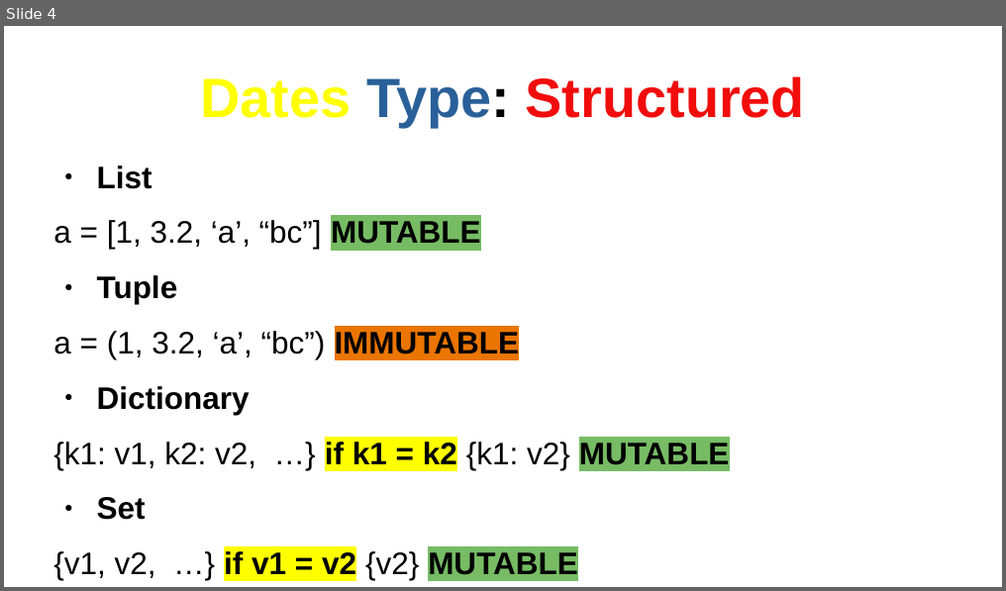
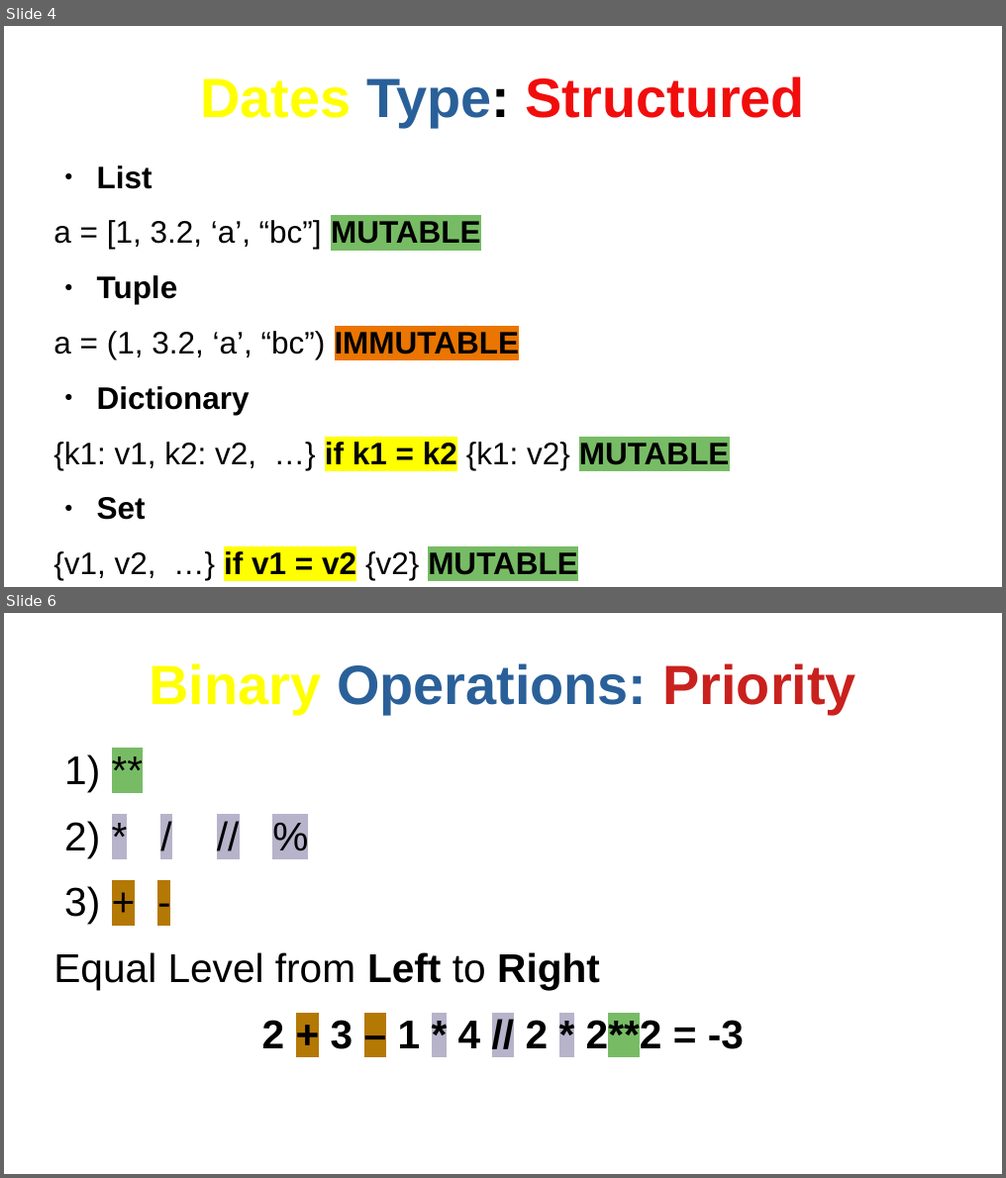
Before and after one commit to AndyDanian/chempyI, a slide deck: presentations/m1/c1.odp. Shown one above the other, each under a label of ours: slide 4 before the commit, slides 4 and 6 after it; the slides between them are not shown. The pictures are 1006x591 and 1006x1178 pixels, drawn with LibreOffice and Linux fonts; fonts in the diff are those of the drawing. Boxes give left, top, right and bottom in pixels: in the first picture for what was removed or moved away, otherwise in the second. Text is boxed around its words. In the diff, an @@ line names an element or a change of style, - is before the commit and + after.

```diff
--- a/presentations/m1/c1.odp
+++ b/presentations/m1/c1.odp
@@ slide 6 added at box(4, 613, 1002, 1174), background #FFFFFF @@
@@ title added at box(150, 663, 856, 714), 44 pt, text #2A6099, bold @@
+Binary Operations: Priority
@@ text added at box(54, 953, 744, 1057), 32 pt, text #000000, bold @@
+1) **
+2) * / // %
+3) + -
+Equal Level from Left to Right
+2 + 3 – 1 * 4 // 2 * 2**2 = -3
```
Also in this commit, not shown: 1 slide changed, 2 other slides added, 1 slide removed, 4 other files.
